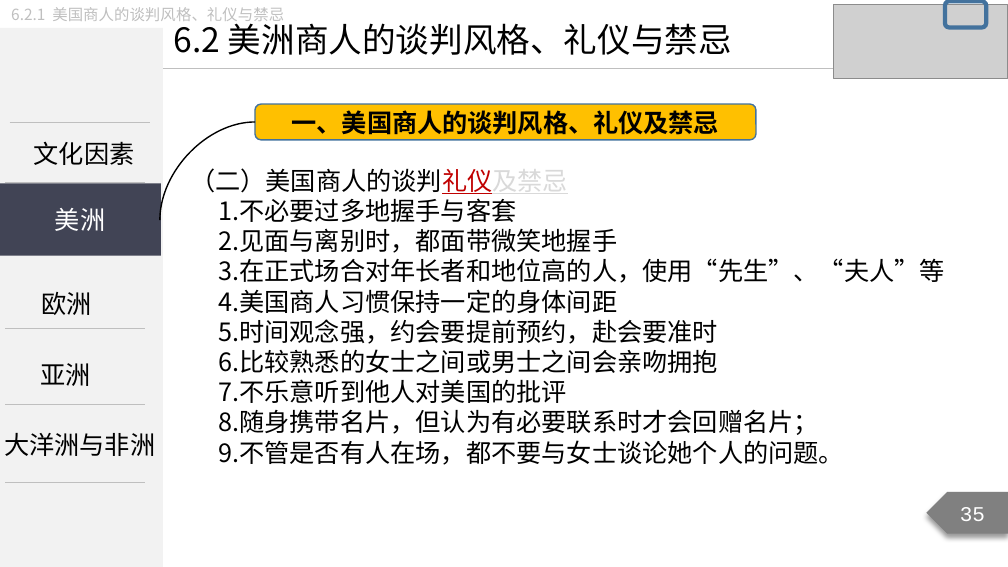
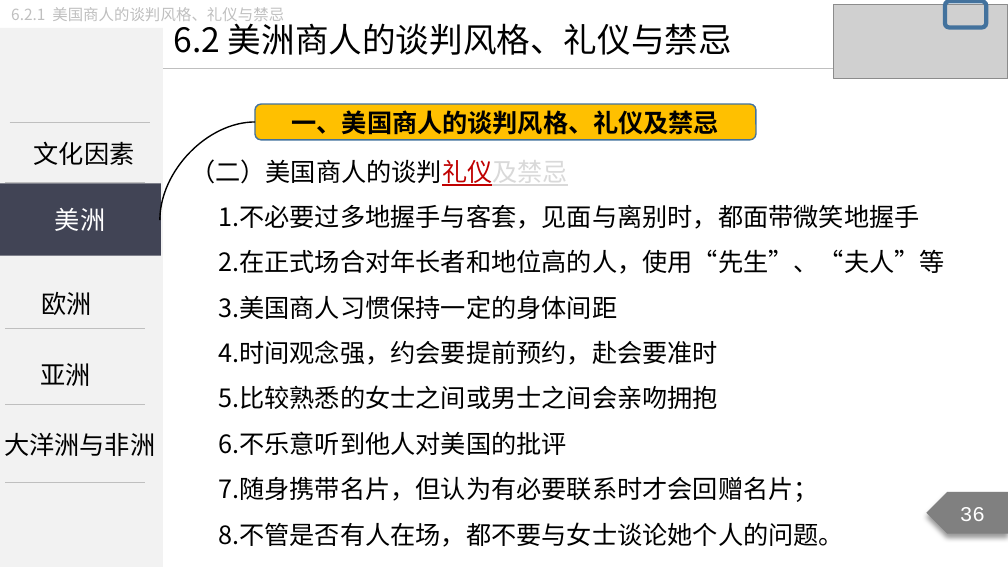
Before and after one commit to Call-me-zhy/tangtang, a slide deck: slide 36 of 3 国际商务谈判/课件/国际商务谈判精讲9.pptx (slide 35 before the commit). Drawn at 1008x567 pixels with LibreOffice and Linux fonts; fonts in the diff are those of the drawing; grey boxes stand for pictures. Boxes give left, top, right and bottom in pixels: in the first picture for what was removed or moved away, otherwise in the second. Text is boxed around its words. In the diff, an @@ line names an element or a change of style, - is before the commit and + after.

Commit message:
国际商务谈判精讲9修改

```diff
--- a/3 国际商务谈判/课件/国际商务谈判精讲9.pptx
+++ b/3 国际商务谈判/课件/国际商务谈判精讲9.pptx
@@ text "（二）美国商人的谈判礼仪及禁忌" moved from (x1=190, y1=168, x2=945, y2=465) to (x1=190, y1=159, x2=945, y2=547) @@
@@ text at (x1=190, y1=159, x2=568, y2=186): line spacing 1 to 1.5 @@
@@ text at (x1=218, y1=204, x2=945, y2=547): text changed @@
-1.不必要过多地握手与客套
-2.见面与离别时，都面带微笑地握手
-3.在正式场合对年长者和地位高的人，使用“先生”、“夫人”等
-4.美国商人习惯保持一定的身体间距
-5.时间观念强，约会要提前预约，赴会要准时
-6.比较熟悉的女士之间或男士之间会亲吻拥抱
-7.不乐意听到他人对美国的批评
-8.随身携带名片，但认为有必要联系时才会回赠名片；
-9.不管是否有人在场，都不要与女士谈论她个人的问题。
+1.不必要过多地握手与客套，见面与离别时，都面带微笑地握手
+2.在正式场合对年长者和地位高的人，使用“先生”、“夫人”等
+3.美国商人习惯保持一定的身体间距
+4.时间观念强，约会要提前预约，赴会要准时
+5.比较熟悉的女士之间或男士之间会亲吻拥抱
+6.不乐意听到他人对美国的批评
+7.随身携带名片，但认为有必要联系时才会回赠名片；
+8.不管是否有人在场，都不要与女士谈论她个人的问题。
@@ page number at (x1=960, y1=507, x2=985, y2=521): text changed @@
-35
+36
```
Also in this commit, not shown: 49 other slides changed, 3 slides added, 1 slide removed, 11 other files.
